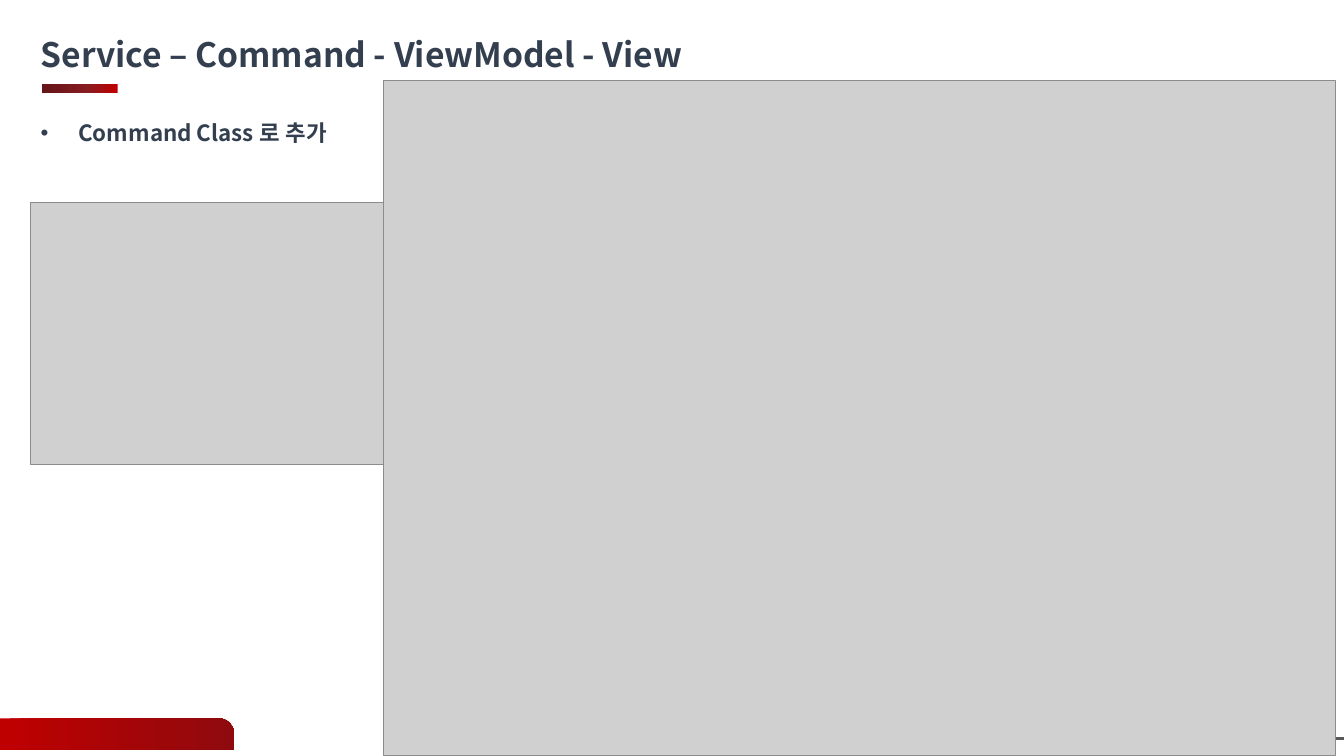
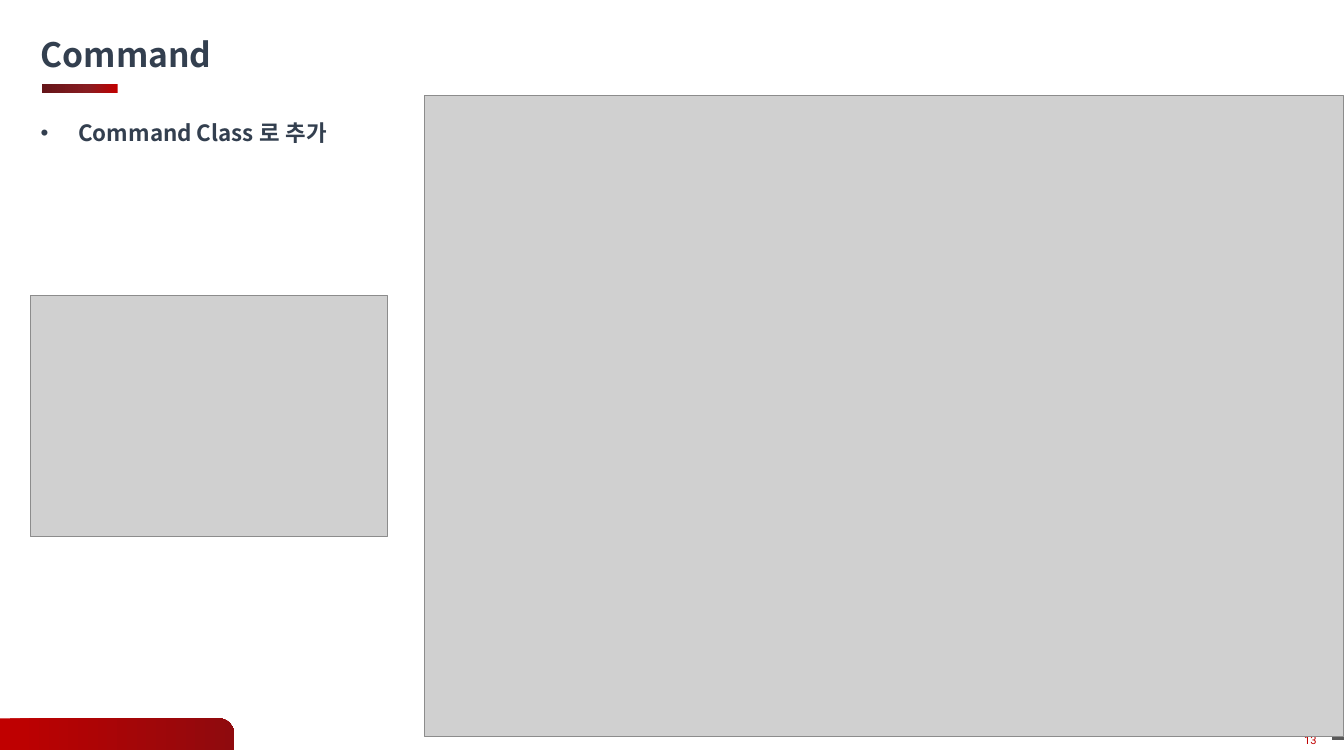
Before and after one commit to gyoon88/KlarfViewer, a slide deck: slide 13 of Docs/12주차_과제_발표_안광윤.pptx (slide 15 before the commit). Drawn at 1344x756 pixels with LibreOffice and Linux fonts; fonts in the diff are those of the drawing; grey boxes stand for pictures; background and template pictures are left out. Boxes give left, top, right and bottom in pixels: in the first picture for what was removed or moved away, otherwise in the second. Text is boxed around its words. In the diff, an @@ line names an element or a change of style, - is before the commit and + after.

```diff
--- a/Docs/12주차_과제_발표_안광윤.pptx
+++ b/Docs/12주차_과제_발표_안광윤.pptx
@@ text at (x1=41, y1=40, x2=212, y2=68): text changed @@
-Service – Command - ViewModel - View
+Command
@@ picture resized from (x1=384, y1=81, x2=1336, y2=756) to (x1=424, y1=96, x2=1344, y2=737) @@
@@ picture resized from (x1=30, y1=203, x2=425, y2=464) to (x1=30, y1=295, x2=387, y2=536) @@
@@ page number at (x1=1304, y1=734, x2=1317, y2=744): text changed @@
-15
+13
```
Also in this commit, not shown: 4 other slides changed, 2 slides removed, 3 other files.
